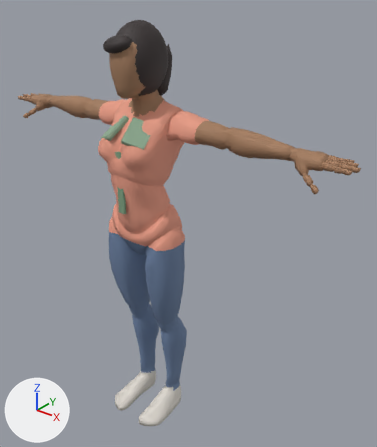
Renders of the glTF model godot/assets/models/char_dewi.glb from each side of a commit.
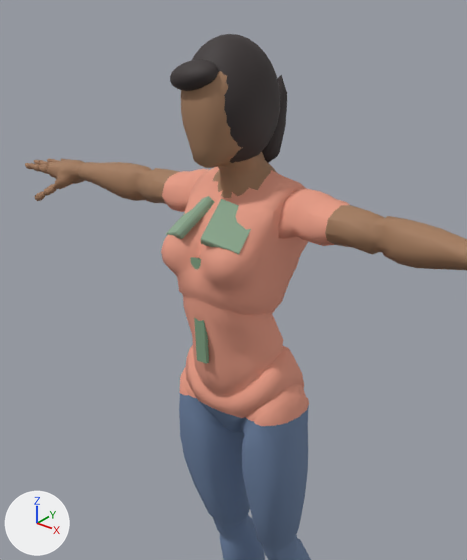
The first picture shows the older version from a 50 mm camera at (1.434, -1.5, 2.009) aimed at (0.123, 0.138, 0.993). The close-ups show the older and then the newer version on the part from 1% to 74% of the width and 0% to 74% of the height of that picture. Only the edits that show in the close-ups are written down. Arrows for +X, +Y and +Z are at lower left; the lights stay in place. Vertices at exactly the same position are counted once.

Objects in the first close-up: 'DewiHairCap', 'DewiPoni', 'DewiPonytail', 'Mannequin_F', 'ShirtCollar_L', 'ShirtCollar_R', 'ShirtPlacket'.
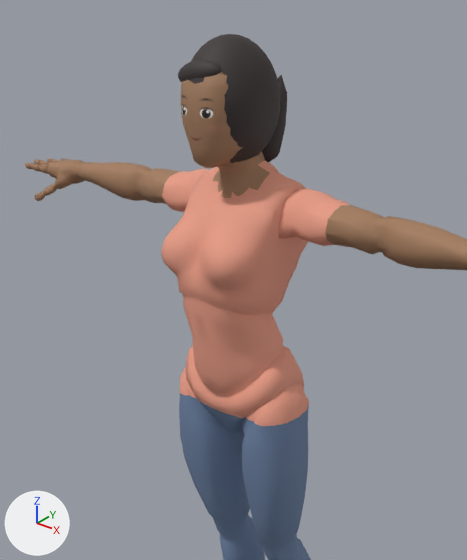
Pixel boxes (x1, y1, x2, y2) of what changed, in the close-ups (467 x 560 px):
'ShirtCollar_L', deleted
    before: (201, 199, 251, 254)
'DewiPoni', reshaped
    before: (170, 60, 219, 91)
    after: (178, 60, 222, 82)
'ShirtCollar_R', deleted
    before: (166, 196, 214, 239)
'ShirtPlacket', deleted
    before: (190, 257, 209, 364)

The change, as a list of edits to the scene's bpy script:
```text
Change me_sphere_001:
    used by ob_dewiponi; location = (0.0, 0.0, 0.0)
    remove me_sphere_001.from_pydata(...)  # 146 vertices, 288 faces; spans x -0.0755..0.0515, y -0.1482..-0.0622, z 1.7343..1.7981
    add me_sphere_001.from_pydata(...)  # 146 vertices, 288 faces; spans x -0.0755..0.0515, y -0.1161..-0.0604, z 1.7387..1.7977
    me_sphere_001 part 1: the whole mesh is multiplied about its middle by the matrix ((0.998, 0.01, 0.014), (0.01, 0.649, -0.059), (0.014, -0.059, 0.923)), then moved by (0.0, 0.017, 0.002)
Remove ob_shirtcollar_l:
    ob_shirtcollar_l = bpy.data.objects.new('ShirtCollar_L', me_cube_001)
    ob_shirtcollar_l.location = (0.0, 0.0, 0.0)
Remove ob_shirtcollar_r:
    ob_shirtcollar_r = bpy.data.objects.new('ShirtCollar_R', me_cube)
    ob_shirtcollar_r.location = (0.0, 0.0, 0.0)
Remove ob_shirtplacket:
    ob_shirtplacket = bpy.data.objects.new('ShirtPlacket', me_cube_002)
    ob_shirtplacket.location = (0.0, 0.0, 0.0)
```
